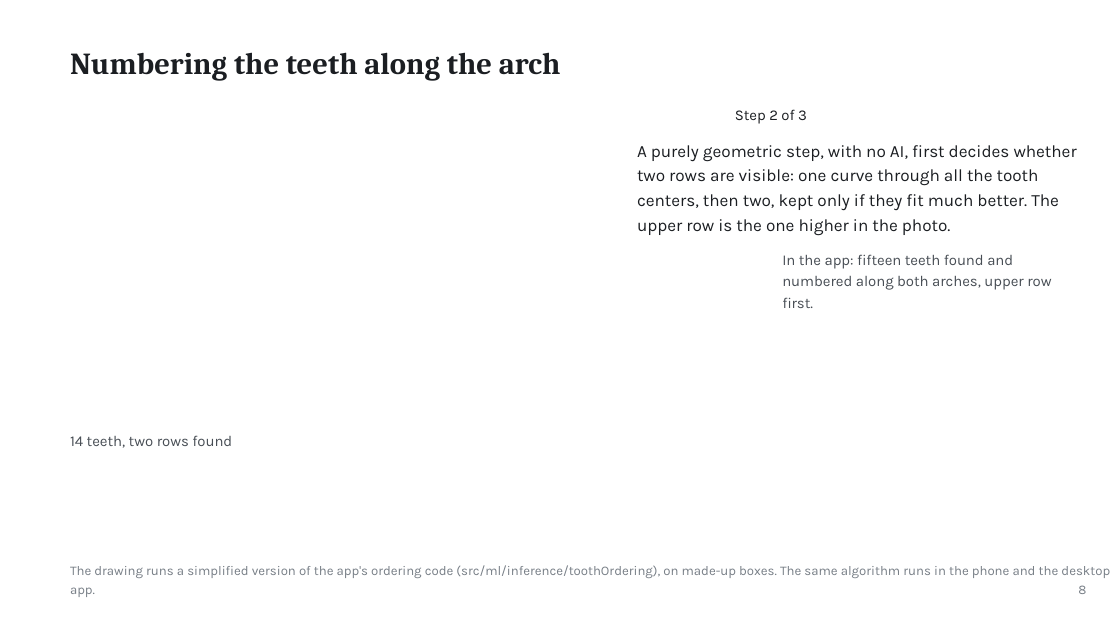
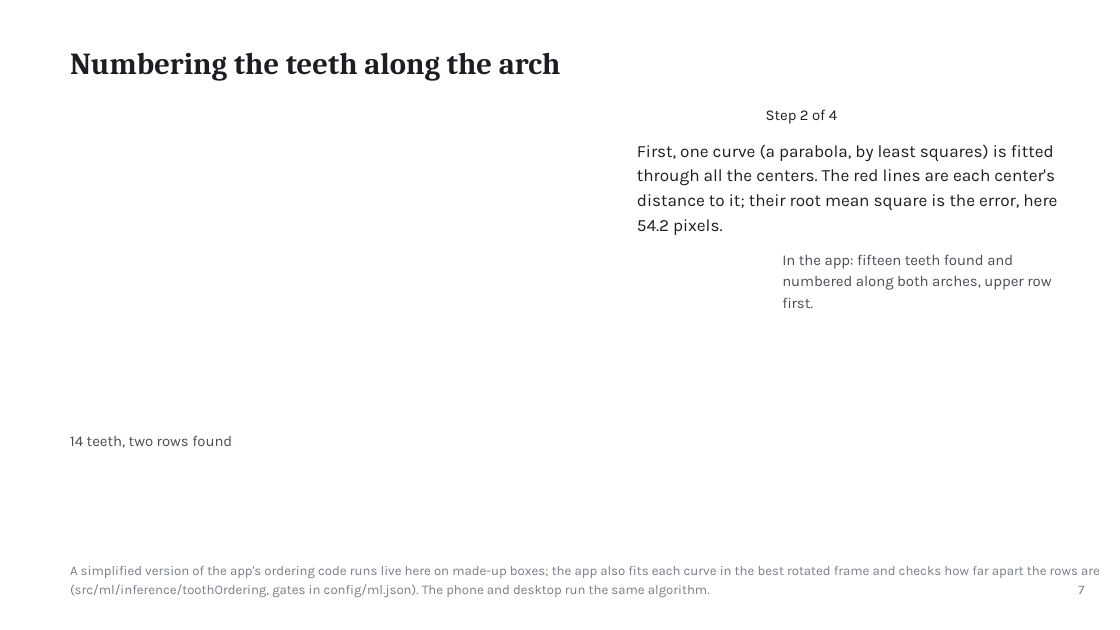
Before and after one commit to ertugrul-senturk/interactive-slides, a slide deck: slide 14 of public/decks/2026-11-smart-teeth.pptx (slide 15 before the commit). Drawn at 1120x630 pixels with LibreOffice and Linux fonts; fonts in the diff are those of the drawing; background and template pictures are left out. Boxes give left, top, right and bottom in pixels: in the first picture for what was removed or moved away, otherwise in the second. Text is boxed around its words. In the diff, an @@ line names an element or a change of style, - is before the commit and + after.

```diff
--- a/public/decks/2026-11-smart-teeth.pptx
+++ b/public/decks/2026-11-smart-teeth.pptx
@@ text at (766, 109, 837, 124): text changed @@
-Step 2 of 3
+Step 2 of 4
@@ text at (637, 144, 1057, 235): text changed @@
-A purely geometric step, with no AI, first decides whether
-two rows are visible: one curve through all the tooth
-centers, then two, kept only if they fit much better. The
-upper row is the one higher in the photo.
+First, one curve (a parabola, by least squares) is fitted
+through all the centers. The red lines are each center's
+distance to it; their root mean square is the error, here
+54.2 pixels.
@@ text at (70, 566, 1047, 597): text changed @@
-The drawing runs a simplified version of the app's ordering code (src/ml/inference/toothOrdering), on made-up boxes. The same algorithm runs in the phone and the desktop
-app.
+A simplified version of the app's ordering code runs live here on made-up boxes; the app also fits each curve in the best rotated frame and checks how far apart the rows are
+(src/ml/inference/toothOrdering, gates in config/ml.json). The phone and desktop run the same algorithm.
@@ text at (1078, 586, 1084, 594): text changed @@
-8
+7
```
Also in this commit, not shown: 18 other slides changed, 17 slides added, 30 slides removed, 33 other files.
